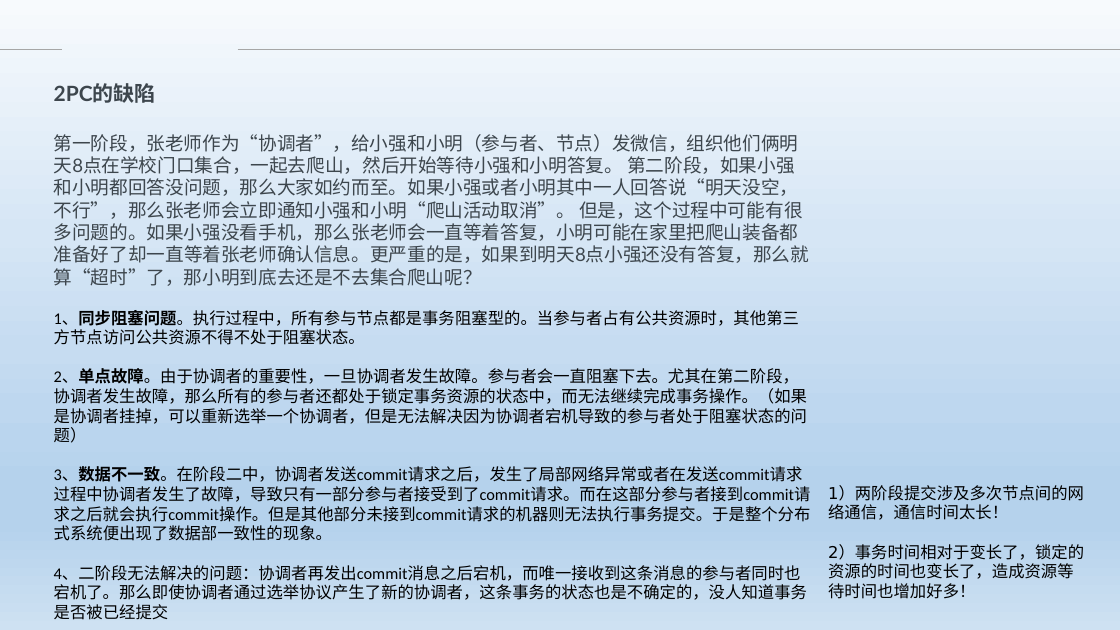
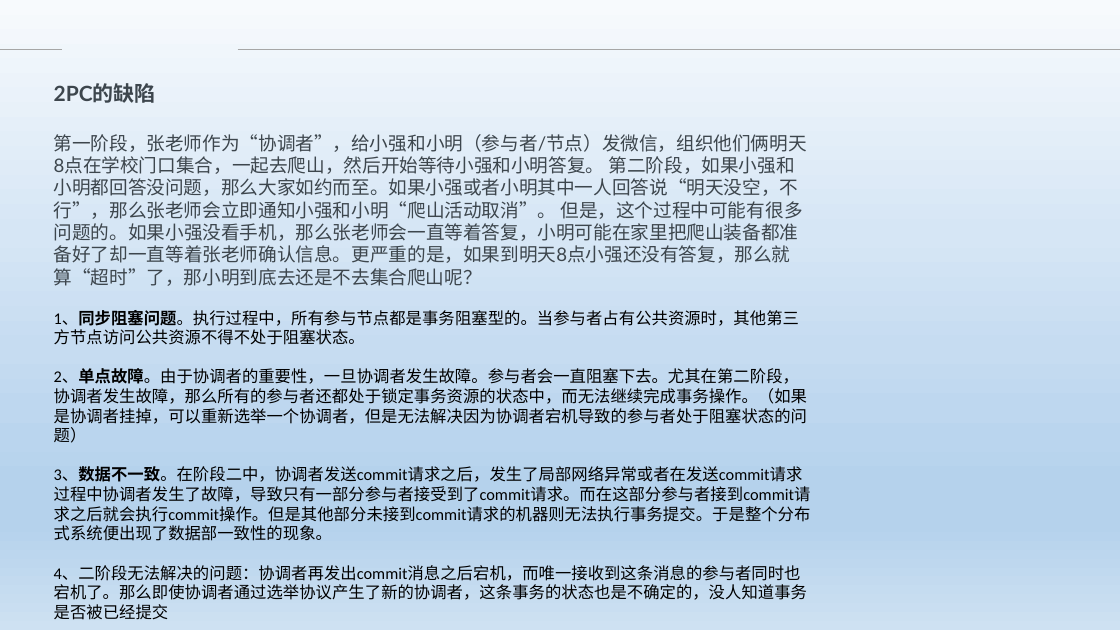
Before and after one commit to Heffie199/zhao_Note, a slide deck: slide 16 of 分布式事务的解决方案 .pptx. Drawn at 1120x630 pixels with LibreOffice and Linux fonts; fonts in the diff are those of the drawing; background and template pictures are left out. Boxes give left, top, right and bottom in pixels: in the first picture for what was removed or moved away, otherwise in the second. Text is boxed around its words. In the diff, an @@ line names an element or a change of style, - is before the commit and + after.

```diff
--- a/分布式事务的解决方案 .pptx
+++ b/分布式事务的解决方案 .pptx
@@ text at (54,134,807,286): text changed @@
-第一阶段，张老师作为“协调者”，给小强和小明（参与者、节点）发微信，组织他们俩明天8点在学校门口集合，一起去爬山，然后开始等待小强和小明答复。 第二阶段，如果小强和小明都回答没问题，那么大家如约而至。如果小强或者小明其中一人回答说“明天没空，不行”，那么张老师会立即通知小强和小明“爬山活动取消”。 但是，这个过程中可能有很多问题的。如果小强没看手机，那么张老师会一直等着答复，小明可能在家里把爬山装备都准备好了却一直等着张老师确认信息。更严重的是，如果到明天8点小强还没有答复，那么就算“超时”了，那小明到底去还是不去集合爬山呢？
+第一阶段，张老师作为“协调者”，给小强和小明（参与者/节点）发微信，组织他们俩明天8点在学校门口集合，一起去爬山，然后开始等待小强和小明答复。 第二阶段，如果小强和小明都回答没问题，那么大家如约而至。如果小强或者小明其中一人回答说“明天没空，不行”，那么张老师会立即通知小强和小明“爬山活动取消”。 但是，这个过程中可能有很多问题的。如果小强没看手机，那么张老师会一直等着答复，小明可能在家里把爬山装备都准备好了却一直等着张老师确认信息。更严重的是，如果到明天8点小强还没有答复，那么就算“超时”了，那小明到底去还是不去集合爬山呢？
@@ text removed at (828,485,1084,599) @@
-1）两阶段提交涉及多次节点间的网络通信，通信时间太长！
-2）事务时间相对于变长了，锁定的资源的时间也变长了，造成资源等待时间也增加好多！
```
Also in this commit, not shown: 11 other slides changed, 1 slide removed.
